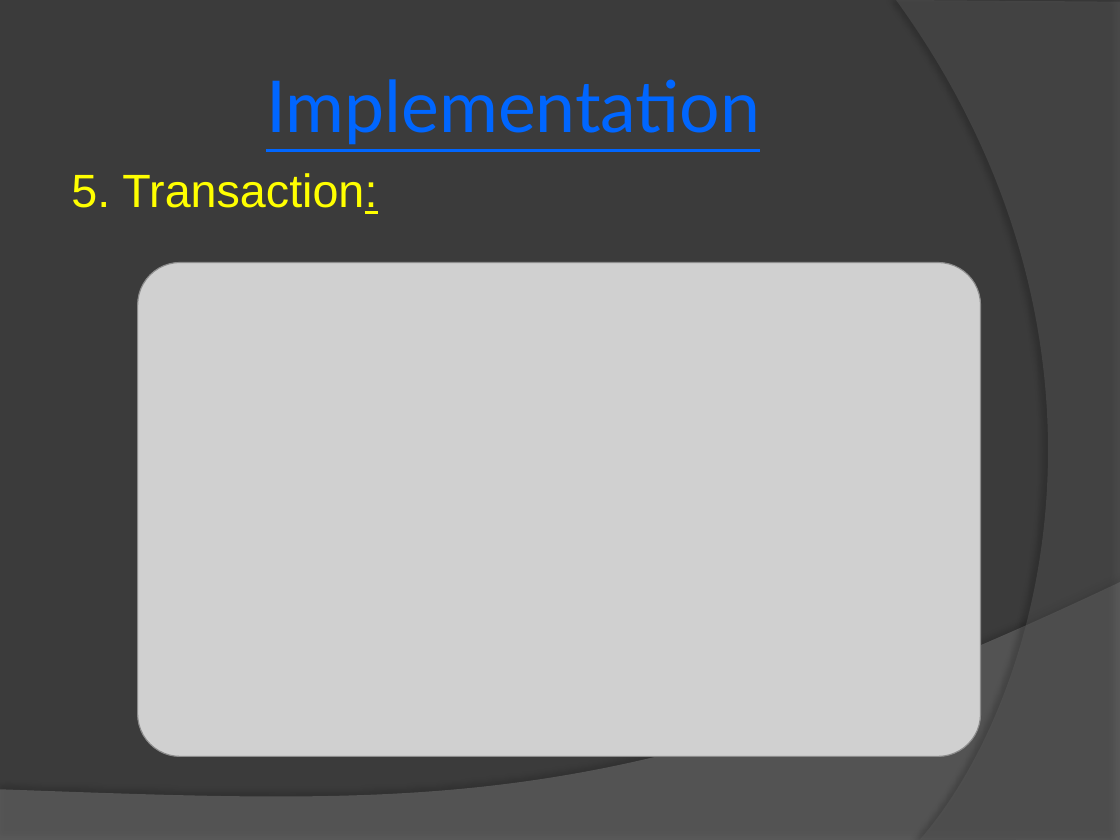
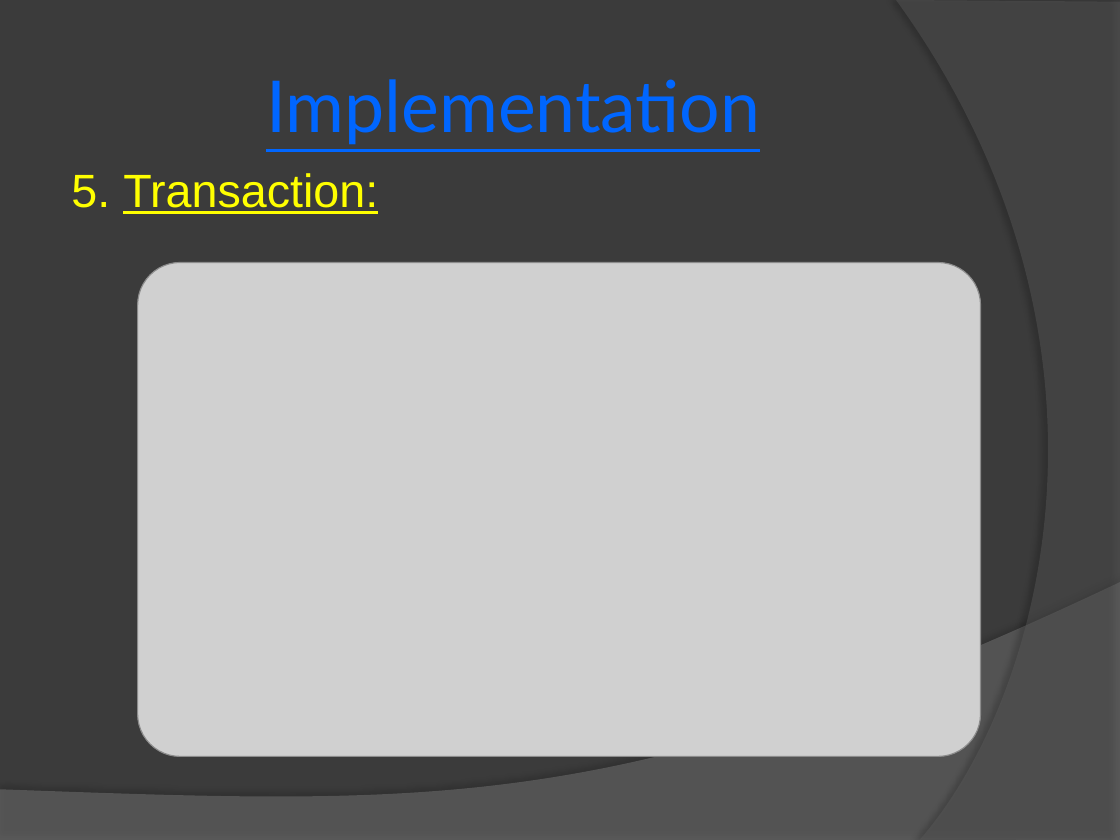
Before and after one commit to madan-mohan123/MiniProject-sem05, a slide deck: slide 17 of presentation/mini-project-presentation.pptx. Drawn at 1120x840 pixels with LibreOffice and Linux fonts; fonts in the diff are those of the drawing; grey boxes stand for pictures. Boxes give left, top, right and bottom in pixels: in the first picture for what was removed or moved away, otherwise in the second. Text is boxed around its words. In the diff, an @@ line names an element or a change of style, - is before the commit and + after.

```diff
--- a/presentation/mini-project-presentation.pptx
+++ b/presentation/mini-project-presentation.pptx
@@ text "5. Transaction:" at box(71, 173, 378, 214): underline on in "Transaction:" @@
```
Also in this commit, not shown: 7 other slides changed.
